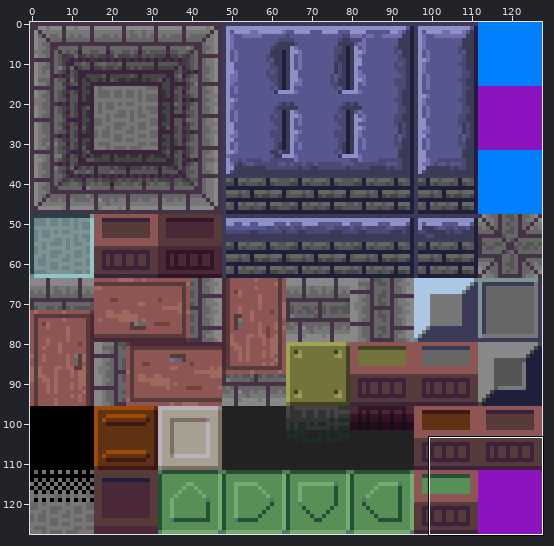
Edited in one commit: sprite sheet (graphics/level_tiles.png). Above, an overview of the earlier version with the close-up marked.
Close-up. Old version:
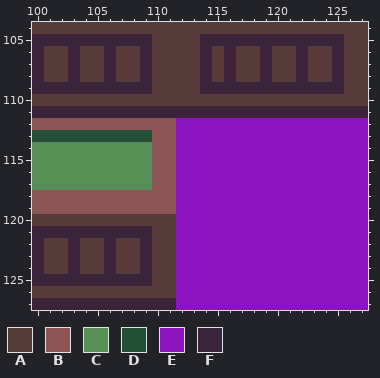
The file is 128x128 pixels. Shown: x 100..127, y 104..127. The commit also changed other parts of the picture, which this record leaves out.
Palette (. is transparent): A #573b3b  B #8e5555  C #578f57  D #235037  E #8c14be  F #3c233c
Pixels before, first column x 100:
104 AAAAAAAAAAAAAAAAAAAAAAAAAAAA
105 FFFFFFFFFFAAAAFFFFFFFFFFFFAA
106 FAAFAAFAAFAAAAFAFAAFAAFAAFAA
107 FAAFAAFAAFAAAAFAFAAFAAFAAFAA
108 FAAFAAFAAFAAAAFAFAAFAAFAAFAA
109 FFFFFFFFFFAAAAFFFFFFFFFFFFAA
110 AAAAAAAAAAAAAAAAAAAAAAAAAAAA
111 FFFFFFFFFFFFFFFFFFFFFFFFFFFF
112 BBBBBBBBBBBBEEEEEEEEEEEEEEEE
113 DDDDDDDDDDBBEEEEEEEEEEEEEEEE
114 CCCCCCCCCCBBEEEEEEEEEEEEEEEE
115 CCCCCCCCCCBBEEEEEEEEEEEEEEEE
116 CCCCCCCCCCBBEEEEEEEEEEEEEEEE
117 CCCCCCCCCCBBEEEEEEEEEEEEEEEE
118 BBBBBBBBBBBBEEEEEEEEEEEEEEEE
119 BBBBBBBBBBBBEEEEEEEEEEEEEEEE
120 AAAAAAAAAAAAEEEEEEEEEEEEEEEE
121 FFFFFFFFFFAAEEEEEEEEEEEEEEEE
122 FAAFAAFAAFAAEEEEEEEEEEEEEEEE
123 FAAFAAFAAFAAEEEEEEEEEEEEEEEE
124 FAAFAAFAAFAAEEEEEEEEEEEEEEEE
125 FFFFFFFFFFAAEEEEEEEEEEEEEEEE
126 AAAAAAAAAAAAEEEEEEEEEEEEEEEE
127 FFFFFFFFFFFFEEEEEEEEEEEEEEEE
And afterwards:
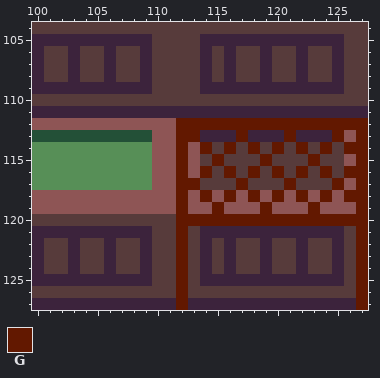
Colours new in this view: G #621800
The edit:
{"y":112,"x":112,"old":"EEEEEEEEEEEEEEEE","new":"GGGGGGGGGGGGGGGG"}
{"y":113,"x":112,"old":"EEEEEEEEEEEEEEEE","new":"GGFFFGFFFGFFFGBG"}
{"y":114,"x":112,"old":"EEEEEEEEEEEEEEEE","new":"GBGAGAGAGAGAGAGG"}
{"y":115,"x":112,"old":"EEEEEEEEEEEEEEEE","new":"GBAGAAAGAAAGAABG"}
{"y":116,"x":112,"old":"EEEEEEEEEEEEEEEE","new":"GBGAGAGAGAGAGAGG"}
{"y":117,"x":112,"old":"EEEEEEEEEEEEEEEE","new":"GGAAAGAAAGAAAGBG"}
{"y":118,"x":112,"old":"EEEEEEEEEEEEEEEE","new":"GBGBGBGBGBGBGBGG"}
{"y":119,"x":112,"old":"EEEEEEEEEEEEEEEE","new":"GBBGBBBGBBBGBBBG"}
{"y":120,"x":112,"old":"EEEEEEEEEEEEEEEE","new":"GGGGGGGGGGGGGGGG"}
{"y":121,"x":112,"old":"EEEEEEEEEEEEEEEE","new":"GAFFFFFFFFFFFFAG"}
{"y":122,"x":112,"old":"EEEEEEEEEEEEEEEE","new":"GAFAFAAFAAFAAFAG"}
{"y":123,"x":112,"old":"EEEEEEEEEEEEEEEE","new":"GAFAFAAFAAFAAFAG"}
{"y":124,"x":112,"old":"EEEEEEEEEEEEEEEE","new":"GAFAFAAFAAFAAFAG"}
{"y":125,"x":112,"old":"EEEEEEEEEEEEEEEE","new":"GAFFFFFFFFFFFFAG"}
{"y":126,"x":112,"old":"EEEEEEEEEEEEEEEE","new":"GAAAAAAAAAAAAAAG"}
{"y":127,"x":112,"old":"EEEEEEEEEEEEEEEE","new":"GFFFFFFFFFFFFFFG"}
